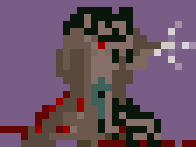
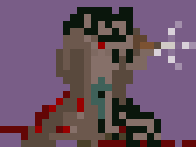
Two versions of the same layered image (196x147). Layer-by-layer changes:
added group "Pray" with 5 layers above "Stand" over (133, 35, 154, 49)
added layer "Pray01.png" in group "Pray" over (133, 35, 140, 49)
added layer "Pray02.png" in group "Pray" over (133, 35, 147, 49)
added layer "Pray03.png" in group "Pray" over (133, 35, 154, 49)
added layer "Pray04.png" in group "Pray" over (133, 35, 147, 49)
added layer "Pray05.png" in group "Pray" over (133, 35, 140, 49)
